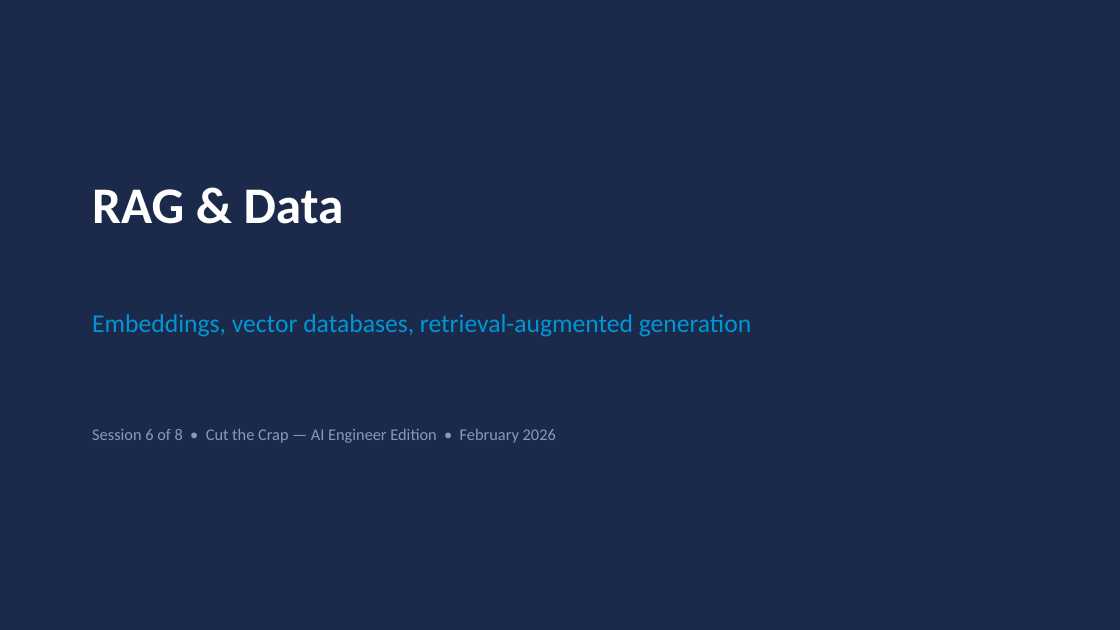
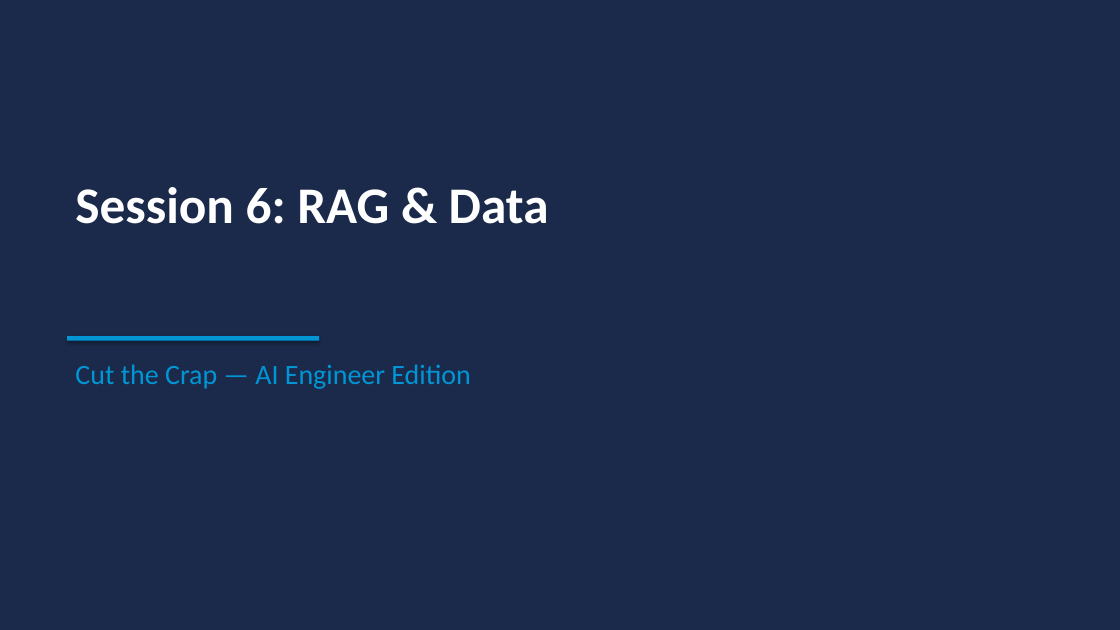
Before and after one commit to toroleapinc/cut-the-crap, a slide deck: slide 1 of developer/session-6/session-6-rag-data.pptx. Drawn at 1120x630 pixels with LibreOffice and Linux fonts; fonts in the diff are those of the drawing. Boxes give left, top, right and bottom in pixels: in the first picture for what was removed or moved away, otherwise in the second. Text is boxed around its words. In the diff, an @@ line names an element or a change of style, - is before the commit and + after.

```diff
--- a/developer/session-6/session-6-rag-data.pptx
+++ b/developer/session-6/session-6-rag-data.pptx
@@ text at (75,187,549,224): text changed @@
-RAG & Data
+Session 6: RAG & Data
@@ text removed at (92,314,751,337) @@
-Embeddings, vector databases, retrieval-augmented generation
@@ rectangle added at (67,336,319,341), fill #0096D6 @@
@@ text at (75,364,470,389): text changed; size 14 to 24 pt; text colour #8899BB to #0096D6 @@
-Session 6 of 8 • Cut the Crap — AI Engineer Edition • February 2026
+Cut the Crap — AI Engineer Edition
```
Also in this commit, not shown: 1 other slide changed, 11 slides added, 12 slides removed, 7 other files.
